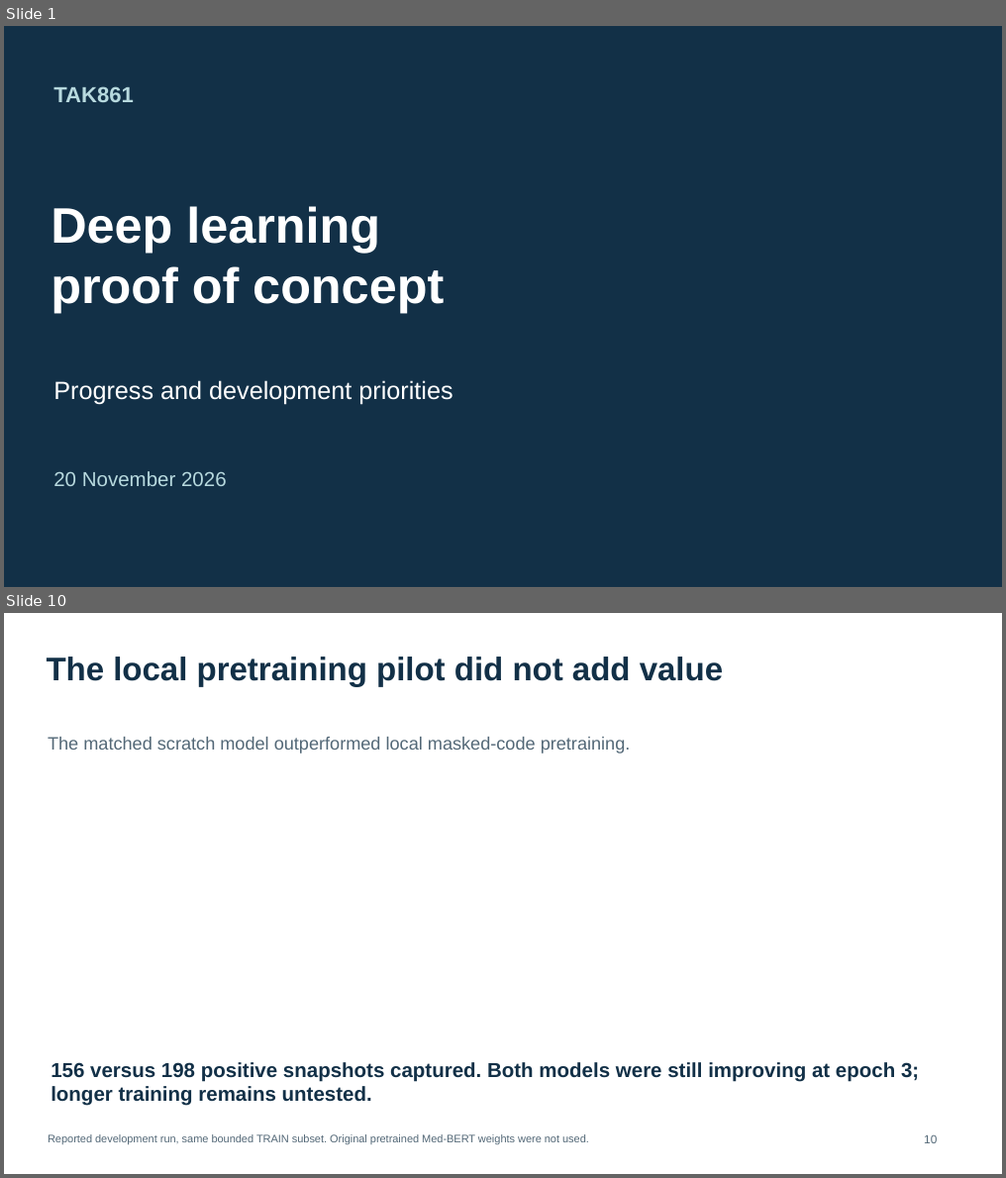
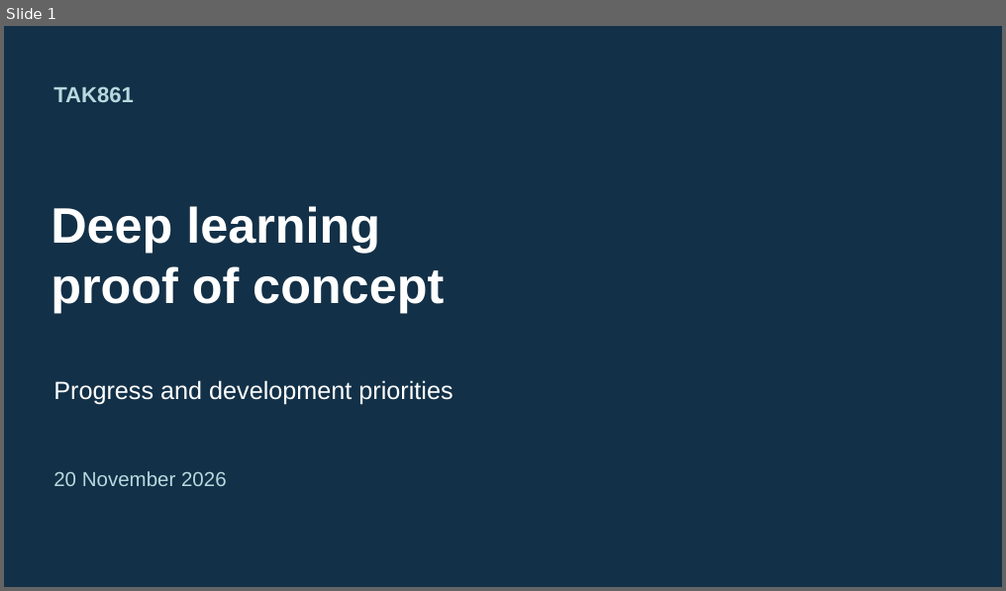
Before and after one commit to prkharr/tak861-transformer-evaluation, a slide deck: notebooks/expanded cohort/TAK861_Progress_20261120.pptx. Shown one above the other, each under a label of ours: slides 1 and 10 before the commit, slide 1 after it; the slides between them are not shown. The pictures are 1006x1178 and 1006x591 pixels, drawn with LibreOffice and Linux fonts; fonts in the diff are those of the drawing. Boxes give left, top, right and bottom in pixels: in the first picture for what was removed or moved away, otherwise in the second. Text is boxed around its words. In the diff, an @@ line names an element or a change of style, - is before the commit and + after.

Commit message:
Simplify progress deck and fix repeated-run slide text

```diff
--- a/notebooks/expanded cohort/TAK861_Progress_20261120.pptx
+++ b/notebooks/expanded cohort/TAK861_Progress_20261120.pptx
@@ slide 10 removed at (4,613,1002,1174), background #FFFFFF @@
@@ text removed at (47,657,723,687) @@
-The local pretraining pilot did not add value
@@ text removed at (48,737,631,754) @@
-The matched scratch model outperformed local masked-code pretraining.
@@ text removed at (51,1062,919,1106) @@
-156 versus 198 positive snapshots captured. Both models were still improving at epoch 3; longer training remains untested.
@@ text removed at (48,1135,589,1146) @@
-Reported development run, same bounded TRAIN subset. Original pretrained Med-BERT weights were not used.
@@ text removed at (924,1136,937,1144) @@
-10
```
Also in this commit, not shown: 10 slides changed, 2 other slides removed, 2 other files.
